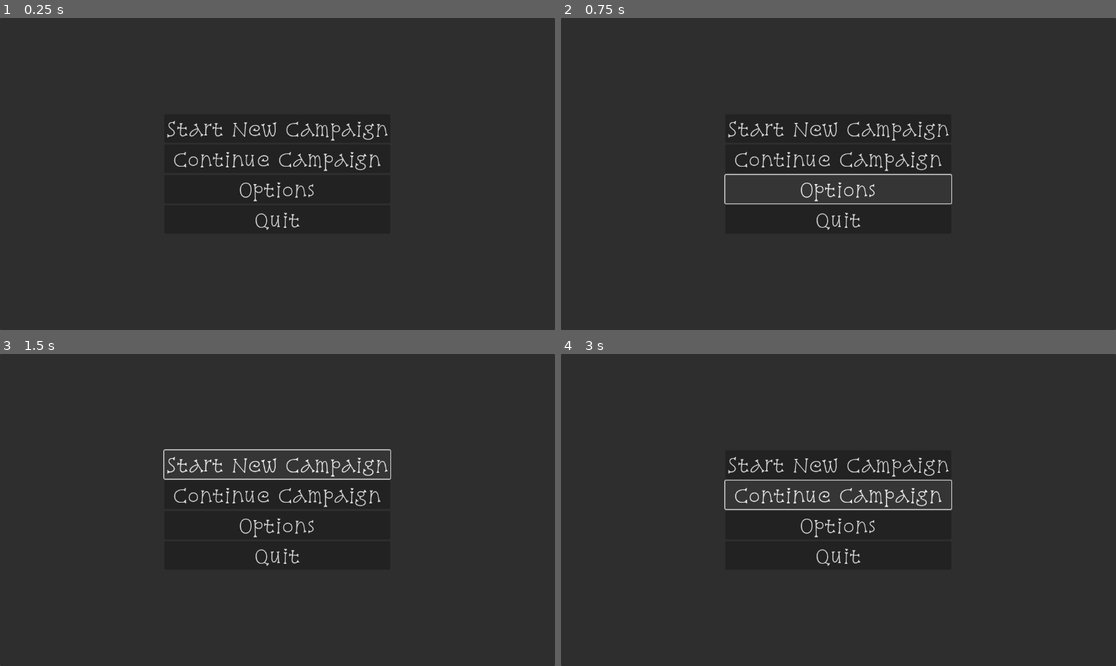
Above: before the commit, frames 1-4 (two rows, left to right).
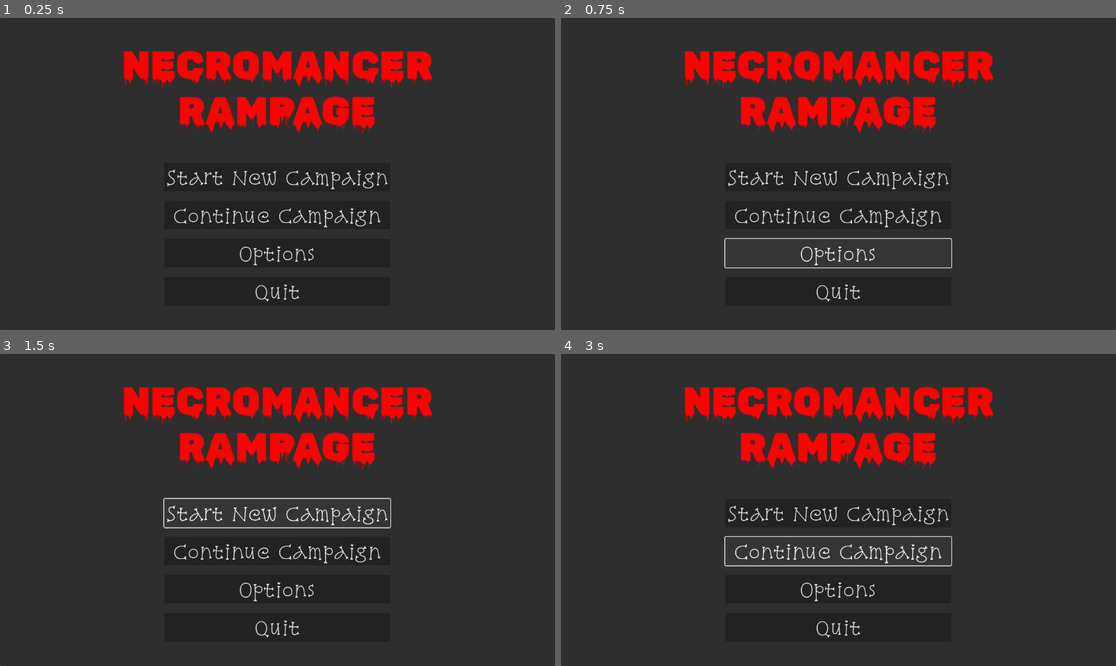
Above: after the commit, the same moments.

Repository: AnnickS/PirateGameJam24
Game: Godot game, scene res://Menus/MainMenu.tscn
Two runs of this game, one before a commit and one after it. Both use one fixed random seed, a clock stepped at 60 frames per second and the inputs below.
Inputs:
- Up to frame 1 (0.25 s): no input
- Up to frame 2 (0.75 s): click "Options" at 0.5 s
- Up to frame 3 (1.5 s): click "Start New Campaign" at 1.25 s
- Up to frame 4 (3 s): click "Start New Campaign" at 2 s; click "Continue Campaign" at 2.75 s

The runs differ from the first frame. In frame 1, 9.0% of the frame differs, in the area x 22-78%, y 10-91%; in frame 2, 9.8%; in frame 3, 9.7%; in frame 4, 9.9%.

Commit message:
Basic main menu styling

Diff:
--- a/Assets/UI/DefaultButton.tres
+++ b/Assets/UI/DefaultMenu.tres
@@ -91,9 +91,11 @@
 Button/constants/icon_max_width = 0
 Button/constants/outline_size = 0
 Button/font_sizes/font_size = 40
-Button/fonts/font = ExtResource("1_82ynx")
+Button/fonts/font = ExtResource("1_8um2e")
 Button/styles/disabled = SubResource("StyleBoxFlat_a251c")
 Button/styles/focus = SubResource("StyleBoxFlat_qqlpc")
 Button/styles/hover = SubResource("StyleBoxFlat_pdmqo")
 Button/styles/normal = SubResource("StyleBoxFlat_1von5")
 Button/styles/pressed = SubResource("StyleBoxFlat_ff2ww")
+GridContainer/constants/h_separation = 4
+GridContainer/constants/v_separation = 20
--- a/Menus/MainMenu.tscn
+++ b/Menus/MainMenu.tscn
@@ -1,6 +1,7 @@
-[gd_scene load_steps=2 format=3 uid="uid://e1rxoafr1l1c"]
+[gd_scene load_steps=3 format=3 uid="uid://e1rxoafr1l1c"]
 
-[ext_resource type="Theme" uid="uid://drf4vlv8rrw6q" path="res://Assets/UI/DefaultButton.tres" id="1_m6rjf"]
+[ext_resource type="Theme" uid="uid://drf4vlv8rrw6q" path="res://Assets/UI/DefaultMenu.tres" id="1_m6rjf"]
+[ext_resource type="FontFile" uid="uid://ptvsx51nsqhf" path="res://Assets/UI/RubikWetPaint-Regular.ttf" id="1_o4jjt"]
 
 [node name="MainMenu" type="PanelContainer"]
 anchors_preset = 15
@@ -13,23 +14,40 @@
 layout_mode = 2
 size_flags_horizontal = 4
 size_flags_vertical = 4
+theme_override_constants/h_separation = 0
+theme_override_constants/v_separation = 60
 
-[node name="btnNewCampaign" type="Button" parent="GridContainer"]
+[node name="Label" type="Label" parent="GridContainer"]
+layout_mode = 2
+theme_override_colors/font_color = Color(1, 0, 0, 1)
+theme_override_constants/line_spacing = 0
+theme_override_fonts/font = ExtResource("1_o4jjt")
+theme_override_font_sizes/font_size = 80
+text = "NECROMANCER
+RAMPAGE"
+horizontal_alignment = 1
+
+[node name="GridContainer" type="GridContainer" parent="GridContainer"]
+layout_mode = 2
+size_flags_horizontal = 4
+theme = ExtResource("1_m6rjf")
+
+[node name="btnNewCampaign" type="Button" parent="GridContainer/GridContainer"]
 layout_mode = 2
 theme = ExtResource("1_m6rjf")
 text = "Start New Campaign"
 
-[node name="btnContinueCampaign" type="Button" parent="GridContainer"]
+[node name="btnContinueCampaign" type="Button" parent="GridContainer/GridContainer"]
 layout_mode = 2
 theme = ExtResource("1_m6rjf")
 text = "Continue Campaign"
 
-[node name="btnOptions" type="Button" parent="GridContainer"]
+[node name="btnOptions" type="Button" parent="GridContainer/GridContainer"]
 layout_mode = 2
 theme = ExtResource("1_m6rjf")
 text = "Options"
 
-[node name="btnQuit" type="Button" parent="GridContainer"]
+[node name="btnQuit" type="Button" parent="GridContainer/GridContainer"]
 layout_mode = 2
 theme = ExtResource("1_m6rjf")
 text = "Quit"
Not shown: 2 places in Assets/UI/DefaultMenu.tres that only renumber resources
Binary file added: Assets/UI/RubikWetPaint-Regular.ttf
Not shown, added: Assets/UI/RubikWetPaint-Regular.ttf.import
